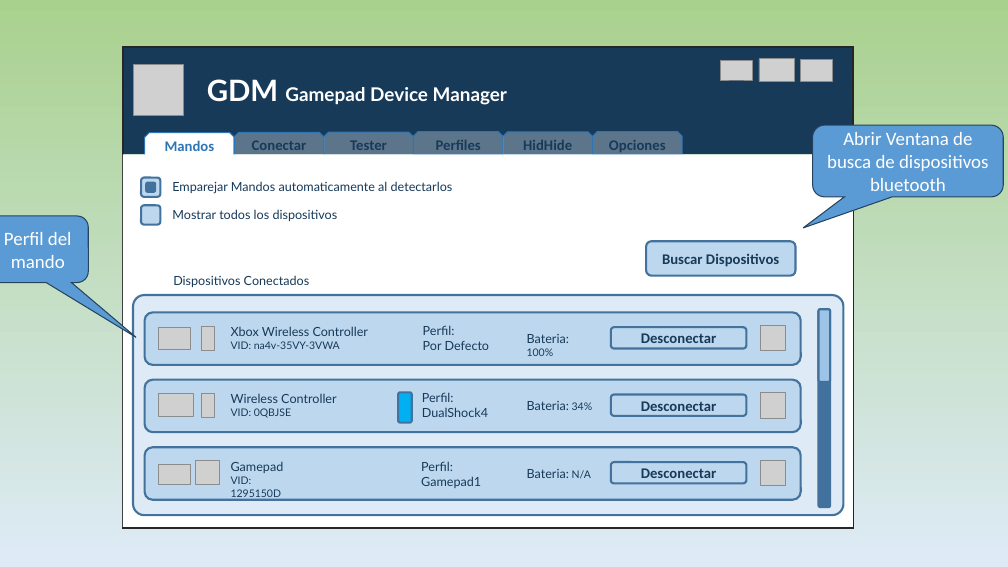
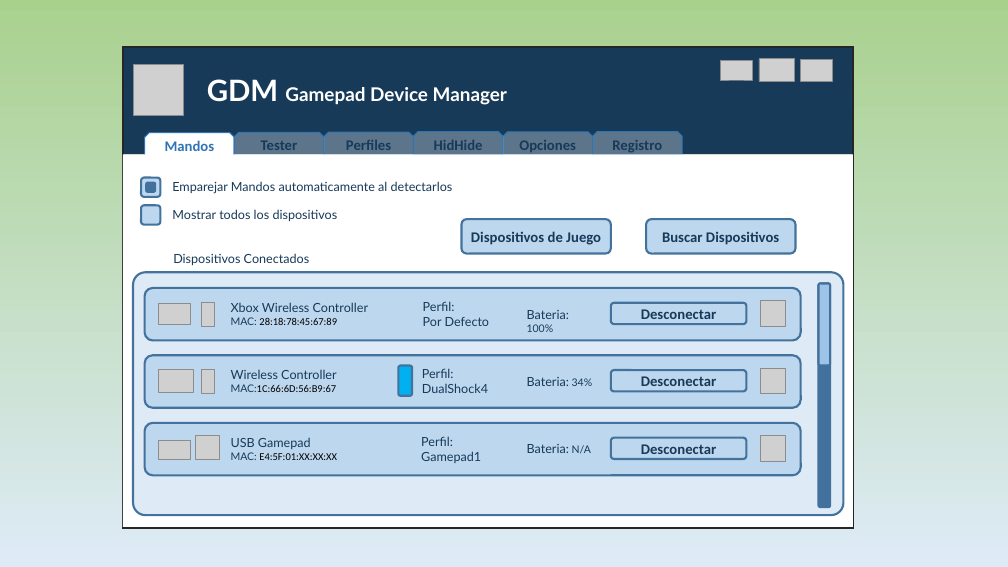
Before and after one commit to LiebheartZ/Gamepad-Input-Manager-Project, a slide deck: slide 1 of Idea Interfaz.pptx. Drawn at 1008x567 pixels with LibreOffice and Linux fonts; fonts in the diff are those of the drawing; grey boxes stand for pictures; background and template pictures are left out. Boxes give left, top, right and bottom in pixels: in the first picture for what was removed or moved away, otherwise in the second. Text is boxed around its words. In the diff, an @@ line names an element or a change of style, - is before the commit and + after.

```diff
--- a/Idea Interfaz.pptx
+++ b/Idea Interfaz.pptx
@@ snip same rect removed at bbox=[234, 132, 324, 155] @@
-Conectar
@@ 4 snip same rects: place and size @@
-4 snip same rects at bbox=[324, 132, 682, 155]
+4 snip same rects at bbox=[234, 132, 592, 155]
@@ snip same rect added at bbox=[593, 132, 682, 154], fill #FFFFFF at 30% opacity, outline #2E75B6 1 pt, 14 pt, text #173A59, bold @@
+Registro
@@ rounded speech box removed at bbox=[813, 126, 1003, 197] @@
-Abrir Ventana de busca de dispositivos bluetooth
@@ rounded speech box removed at bbox=[0, 216, 88, 283] @@
-Perfil del mando
@@ rounded rectangle added at bbox=[461, 219, 611, 254], fill #BDD7EE, outline #43739E 2 pt, 14 pt, text #173A59, bold @@
+Dispositivos de Juego
@@ rounded rectangle "Buscar Dispositivos": place and size @@
-rounded rectangle "Buscar Dispositivos" at bbox=[647, 241, 796, 276]
+rounded rectangle "Buscar Dispositivos" at bbox=[647, 219, 796, 254]
@@ text "Dispositivos Conectados": place and size @@
-text "Dispositivos Conectados" at bbox=[173, 275, 309, 287]
+text "Dispositivos Conectados" at bbox=[173, 253, 309, 265]
@@ rounded rectangle: place and size @@
-rounded rectangle at bbox=[133, 295, 844, 515]
+rounded rectangle at bbox=[133, 272, 844, 515]
@@ text "Xbox Wireless Controller": place and size @@
-text "Xbox Wireless Controller" at bbox=[231, 327, 368, 349]
+text "Xbox Wireless Controller" at bbox=[231, 303, 368, 325]
@@ rounded rectangle: place and size @@
-rounded rectangle at bbox=[819, 309, 830, 507]
+rounded rectangle at bbox=[819, 284, 830, 507]
@@ rounded rectangle: place and size @@
-rounded rectangle at bbox=[819, 309, 830, 382]
+rounded rectangle at bbox=[819, 284, 830, 366]
@@ text at bbox=[231, 317, 337, 325]: text changed; font Lato to Calibri; text colour #173A59 to #000000 @@
-VID: na4v-35VY-3VWA
+MAC: 28:18:78:45:67:89
@@ text "Wireless Controller": place and size @@
-text "Wireless Controller" at bbox=[231, 394, 336, 418]
+text "Wireless Controller" at bbox=[231, 370, 337, 392]
@@ text at bbox=[231, 384, 337, 392]: text changed; font Lato to Calibri; text colour #173A59 to #000000 @@
-VID: 0QBJSE
+MAC:1C:66:6D:56:B9:67
@@ 9 pictures, 7 rounded rectangles, 6 texts: place and size @@
-9 pictures, 7 rounded rectangles, 6 texts at bbox=[144, 312, 801, 500]
+9 pictures, 7 rounded rectangles, 6 texts at bbox=[144, 288, 801, 475]
@@ text at bbox=[231, 438, 337, 460]: text changed; font Lato to Calibri; text colour #173A59 to #000000 @@
-Gamepad
-VID: 1295150D
+USB Gamepad
+MAC: E4:5F:01:XX:XX:XX
```
Also in this commit, not shown: 5 slides added, 1 slide removed, 7 other files.
